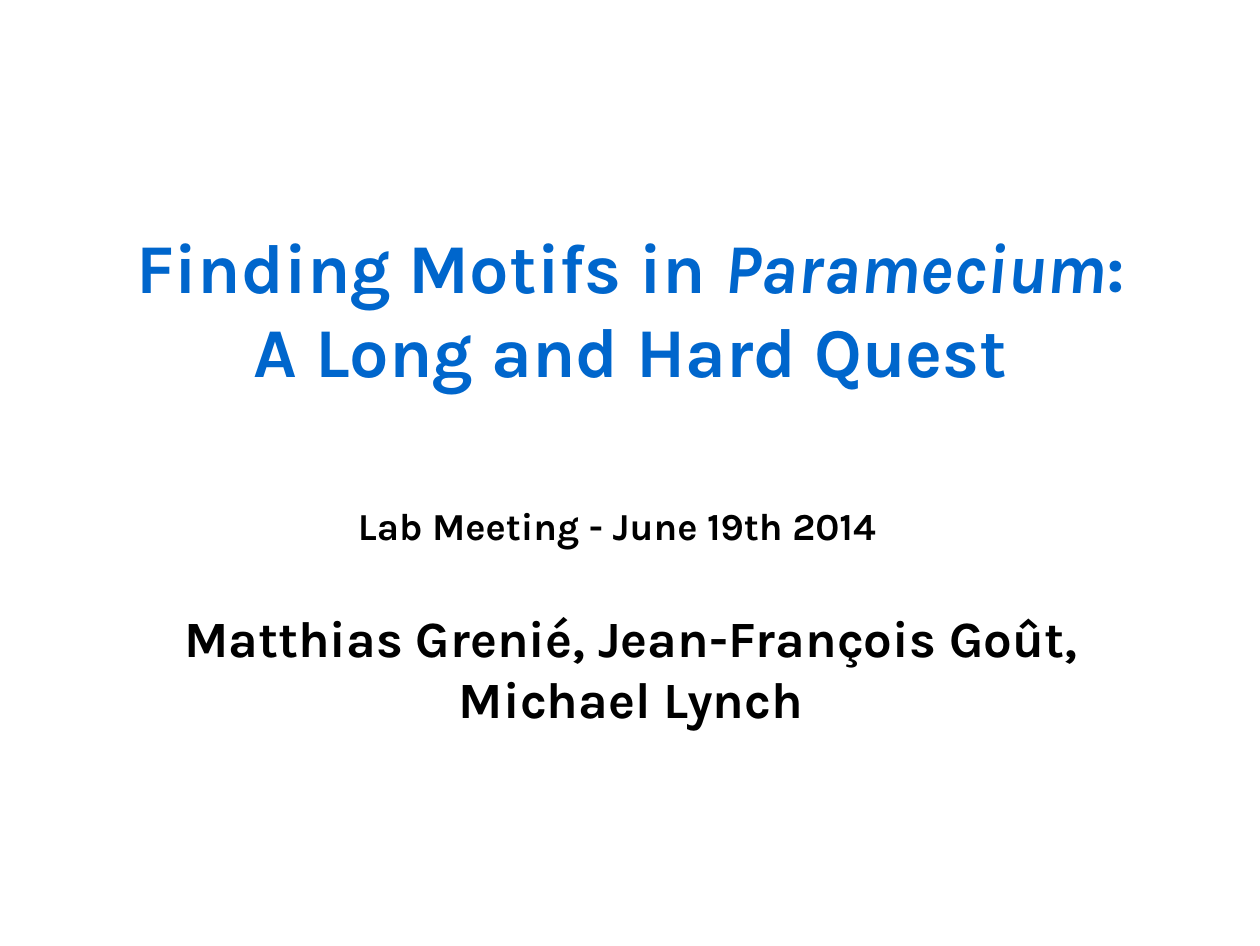
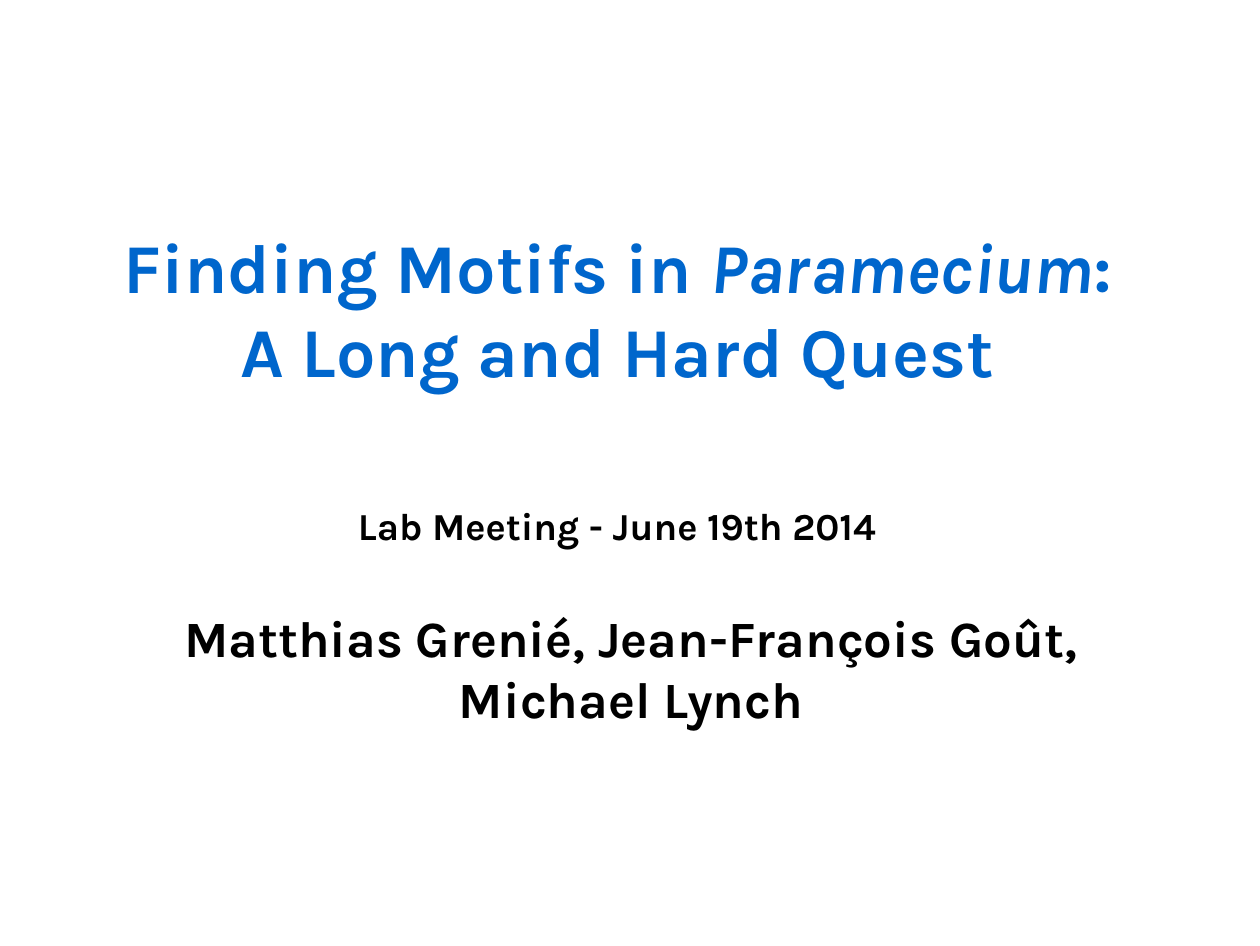
Before and after one commit to Rekyt/lynchlabpresentation2014, a slide deck: slide 1 of LabMeetingPresentation.odp. Drawn at 1260x946 pixels with LibreOffice and Linux fonts; fonts in the diff are those of the drawing. Boxes give left, top, right and bottom in pixels: in the first picture for what was removed or moved away, otherwise in the second. Text is boxed around its words. In the diff, an @@ line names an element or a change of style, - is before the commit and + after.

```diff
--- a/LabMeetingPresentation.odp
+++ b/LabMeetingPresentation.odp
@@ text "Finding Motifs in Paramecium:": place and size @@
-text "Finding Motifs in Paramecium:" at (137,243,1125,394)
+text "Finding Motifs in Paramecium:" at (123,243,1112,394)
```
Also in this commit, not shown: 2 other slides changed, 2 slides added, 2 slides removed.
